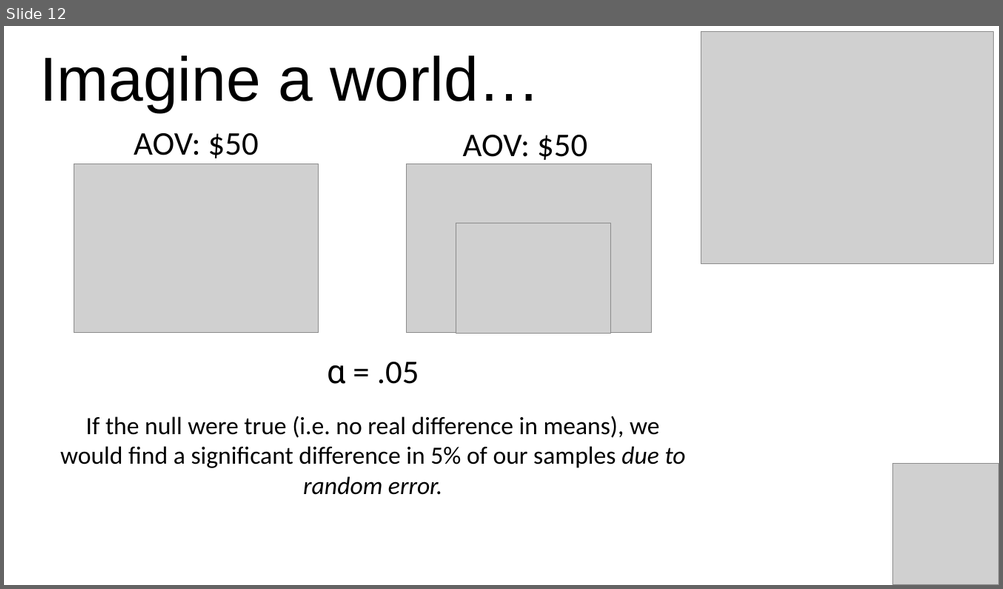
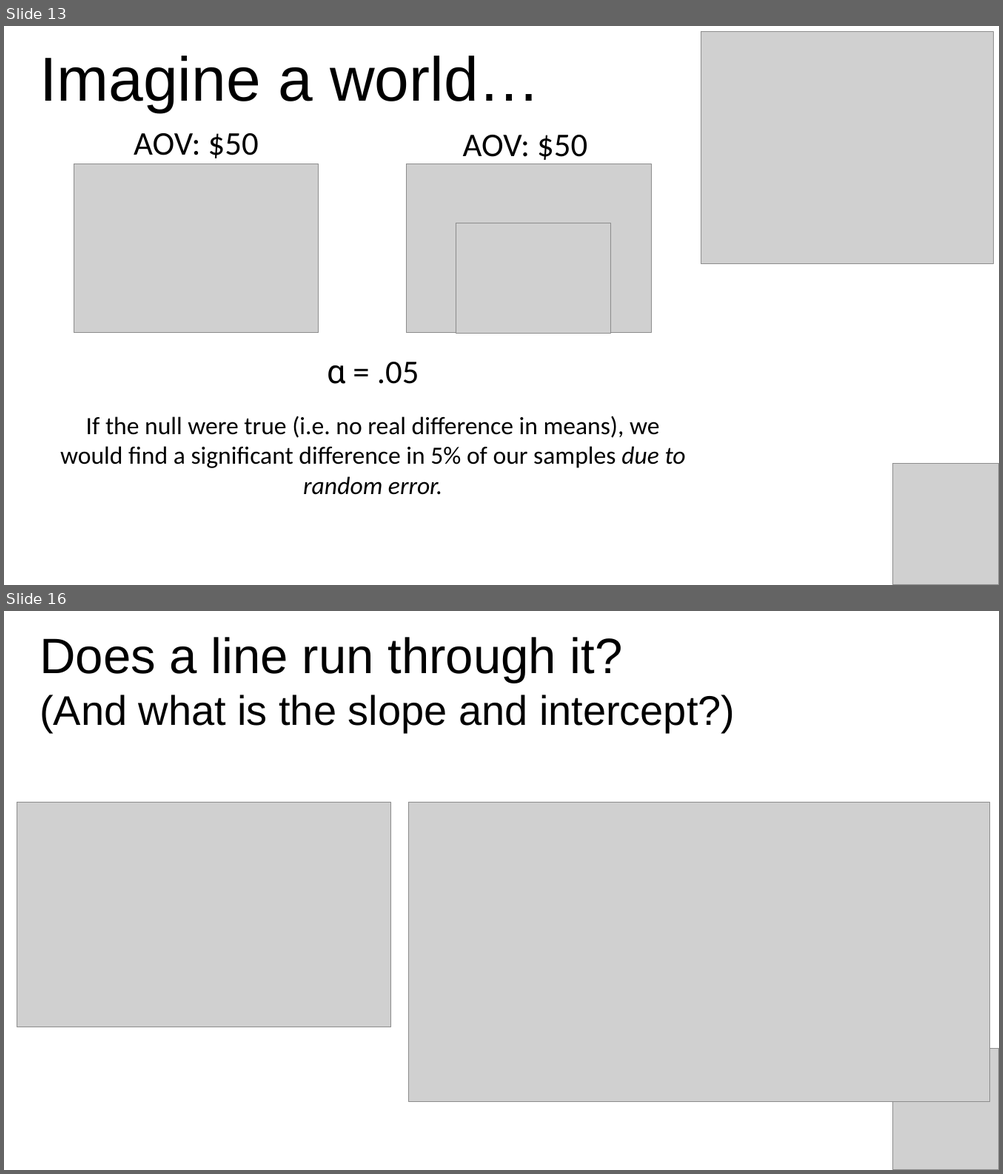
Before and after one commit to stringfestdata/aina-marketing-foundations, a slide deck: aina-marketing-foundations.pptx. Shown one above the other, each under a label of ours: slide 12 before the commit, slides 13 and 16 after it; the slides between them are not shown. The pictures are 1003x589 and 1003x1174 pixels, drawn with LibreOffice and Linux fonts; fonts in the diff are those of the drawing; grey boxes stand for pictures. Boxes give left, top, right and bottom in pixels: in the first picture for what was removed or moved away, otherwise in the second. Text is boxed around its words. In the diff, an @@ line names an element or a change of style, - is before the commit and + after.

```diff
--- a/aina-marketing-foundations.pptx
+++ b/aina-marketing-foundations.pptx
@@ slide 16 added at <box>4,611,999,1170</box>, background #FFFFFF @@
@@ text added at <box>40,637,734,732</box>, 40 pt, text #000000 @@
+Does a line run through it?
+(And what is the slope and intercept?)
@@ picture added at <box>17,803,390,1028</box> @@
@@ picture added at <box>408,803,989,1102</box> @@
@@ picture added at <box>893,1049,999,1170</box> @@
@@ what was slide 12 is now slide 13 @@
```
Also in this commit, not shown: 3 slides changed, 3 other slides added, 9 other files.
